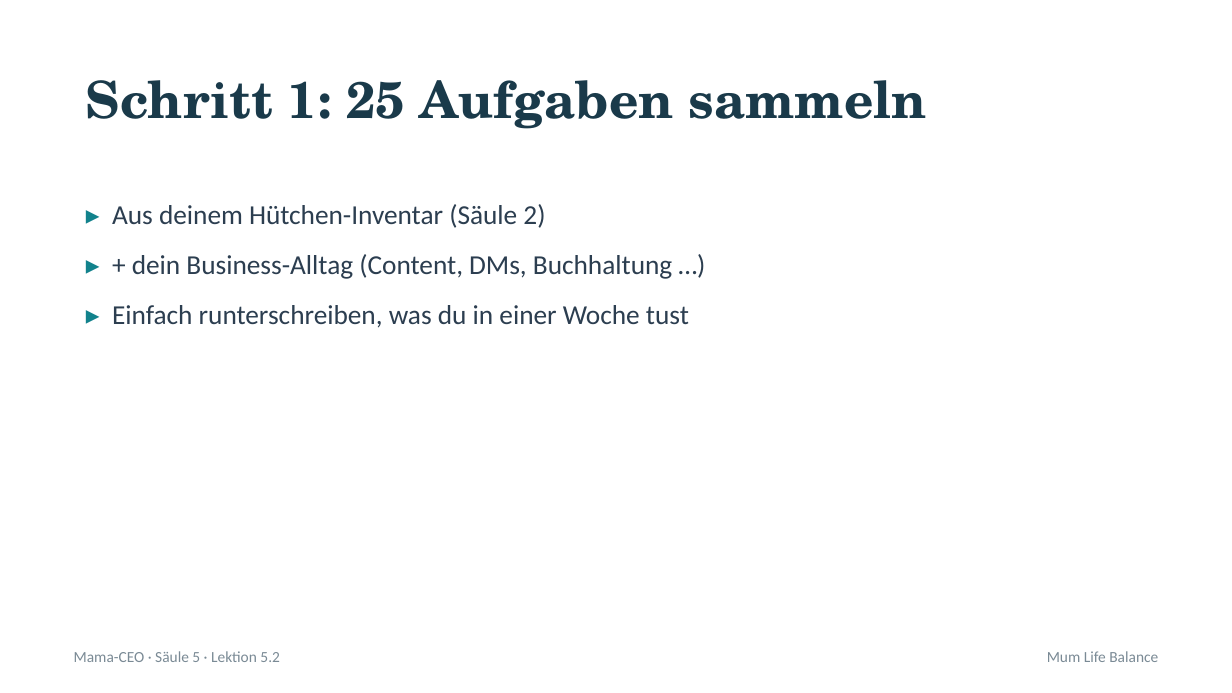
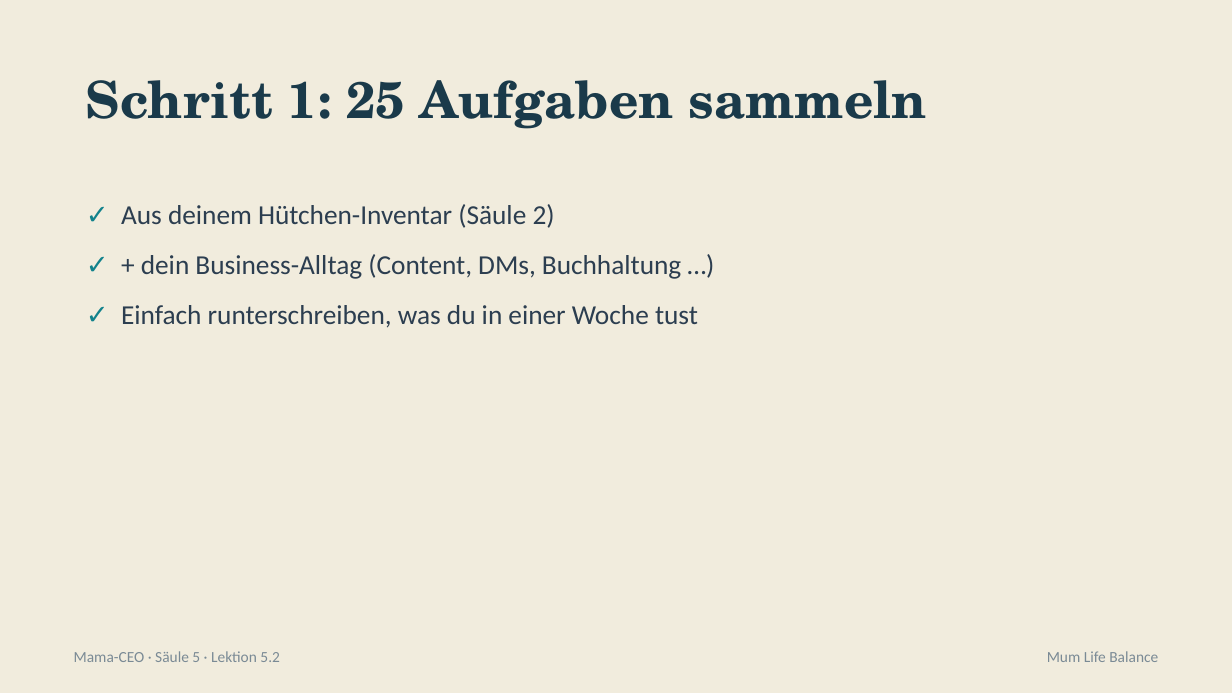
Before and after one commit to pnulmann-hue/mumlifebalance-workspace, a slide deck: slide 3 of outputs/produkte/mama-ceo/03-praesentationen/saeule-5/02-lektion-5-2.pptx. Drawn at 1232x693 pixels with LibreOffice and Linux fonts; fonts in the diff are those of the drawing. Boxes give left, top, right and bottom in pixels: in the first picture for what was removed or moved away, otherwise in the second. Text is boxed around its words. In the diff, an @@ line names an element or a change of style, - is before the commit and + after.

```diff
--- a/outputs/produkte/mama-ceo/03-praesentationen/saeule-5/02-lektion-5-2.pptx
+++ b/outputs/produkte/mama-ceo/03-praesentationen/saeule-5/02-lektion-5-2.pptx
@@ background #FFFFFF to #F1ECDD @@
@@ text at [121,204,698,328]: text changed @@
-▸ Aus deinem Hütchen-Inventar (Säule 2)
-▸ + dein Business-Alltag (Content, DMs, Buchhaltung …)
-▸ Einfach runterschreiben, was du in einer Woche tust
+✓ Aus deinem Hütchen-Inventar (Säule 2)
+✓ + dein Business-Alltag (Content, DMs, Buchhaltung …)
+✓ Einfach runterschreiben, was du in einer Woche tust
```
Also in this commit, not shown: 11 other slides changed, 13 other files.
